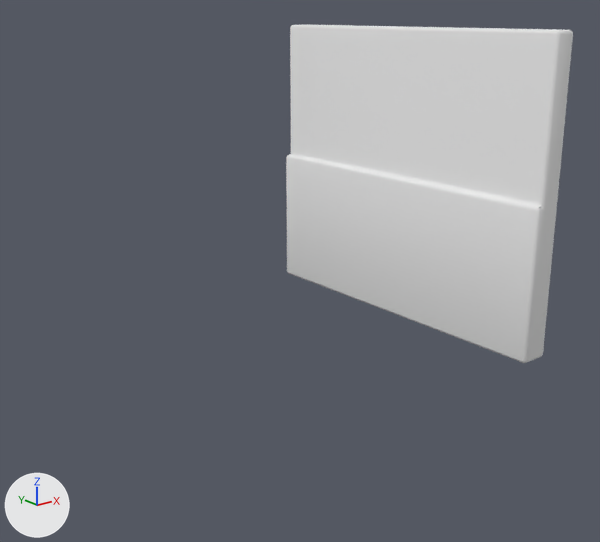
What one commit did to the FBX model src/environment/rooms/models/wall.fbx.
Rendered twice from a 50 mm lens placed at (-7.91, -21.58, 8.63), pointed at (4.88, -5.59, 2.24). Lighting does not change. The marker at lower left points along +X, +Y and +Z. The picture after the commit comes second. Where no turn or scale is listed for an object, it has been applied to the vertices. Vertices at exactly the same position are counted once.

In view in the first picture: 'wall'.
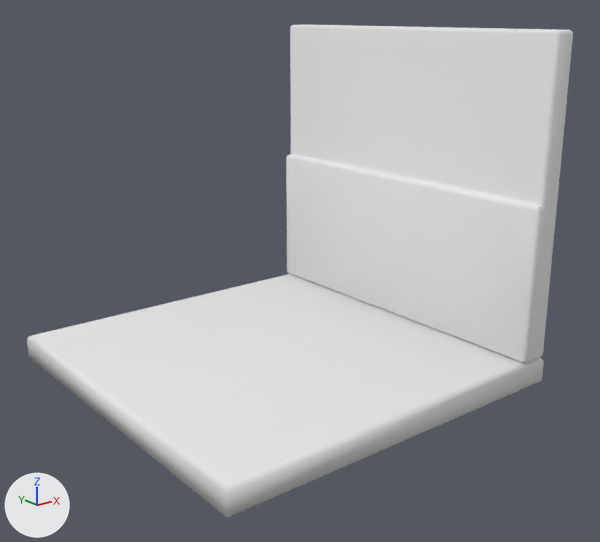
Where the newer file only moved an object's origin or applied its transform, the numbers keep the older frame.

What the commit changed:
me_cube_015 is used by ob_wall; location (-0.31, 0.17, -0.7).
me_cube_015 had 94 vertices, 91 faces and spanned x 9.18..10.0, y -10.0..0.0, z 0.67..8.91.
me_cube_015 now has 110 vertices, 105 faces and spans x 0.0..10.0, y -10.0..0.0, z 0.0..8.91.
me_cube_015 part 1: a new loose piece of 16 vertices spanning x 0.0..10.0, y -10.0..0.0, z 0.0..0.67, in mat_vertex (white #e7e7e7).

What differs and where, as boxes (x1, y1, x2, y2) in the pictures (600 x 542 px):
'wall', reshaped (90% wider, 45% taller): before (286, 25, 573, 363); after (27, 25, 573, 517)
part 1 of me_cube_015, added: after (27, 274, 544, 517)
